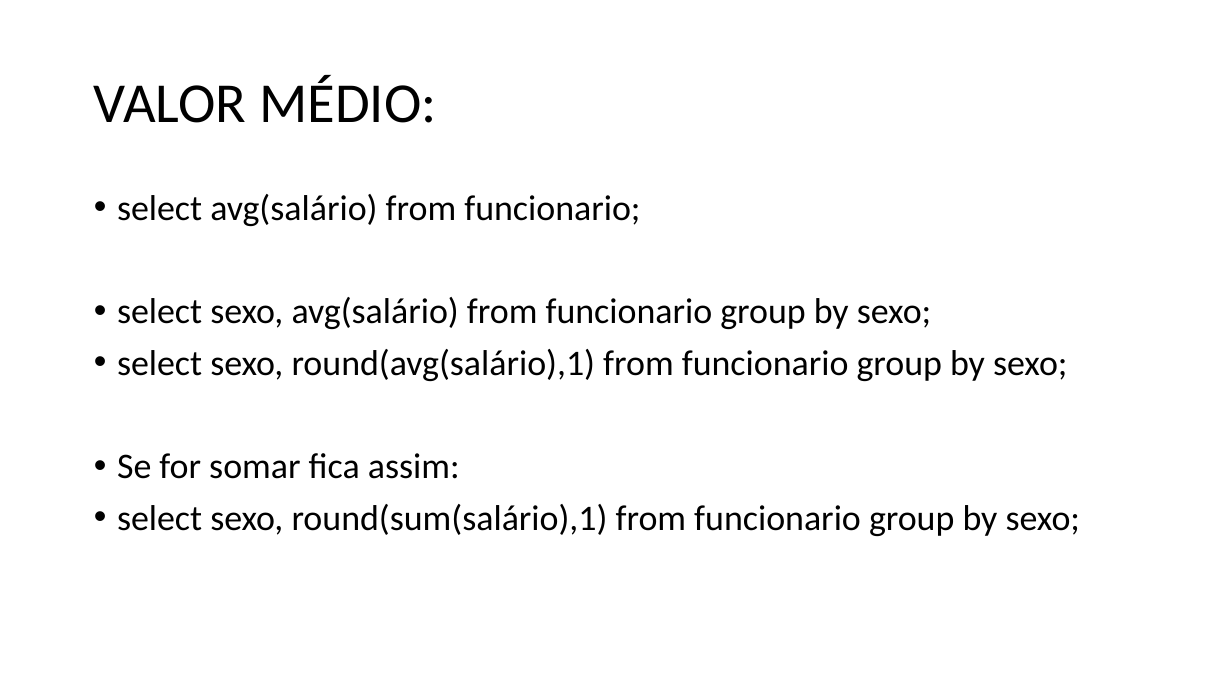
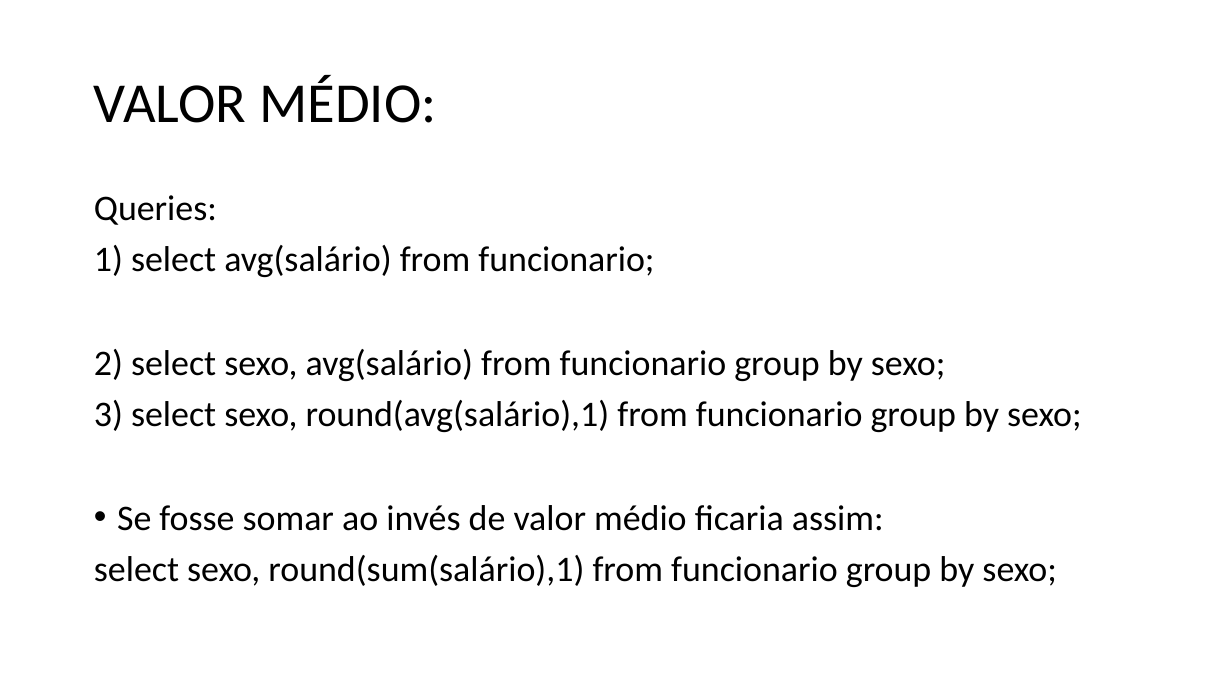
Before and after one commit to dourivaljunior/Curso-de-mySQL, a slide deck: slide 61 of Curso Dev Full Stack aula 01 sql.pptx (slide 55 before the commit). Drawn at 1232x693 pixels with LibreOffice and Linux fonts; fonts in the diff are those of the drawing. Boxes give left, top, right and bottom in pixels: in the first picture for what was removed or moved away, otherwise in the second. Text is boxed around its words. In the diff, an @@ line names an element or a change of style, - is before the commit and + after.

```diff
--- a/Curso Dev Full Stack aula 01 sql.pptx
+++ b/Curso Dev Full Stack aula 01 sql.pptx
@@ text at bbox=[94, 195, 1081, 531]: text changed @@
-• select avg(salário) from funcionario;
-• select sexo, avg(salário) from funcionario group by sexo;
-• select sexo, round(avg(salário),1) from funcionario group by sexo;
-• Se for somar fica assim:
+Queries:
+1) select avg(salário) from funcionario;
+2) select sexo, avg(salário) from funcionario group by sexo;
+3) select sexo, round(avg(salário),1) from funcionario group by sexo;
+• Se fosse somar ao invés de valor médio ficaria assim:
@@ text at bbox=[94, 555, 1056, 587]: bullet • to none @@
```
Also in this commit, not shown: 16 other slides changed, 9 slides added, 1 slide removed, 1 other file.
